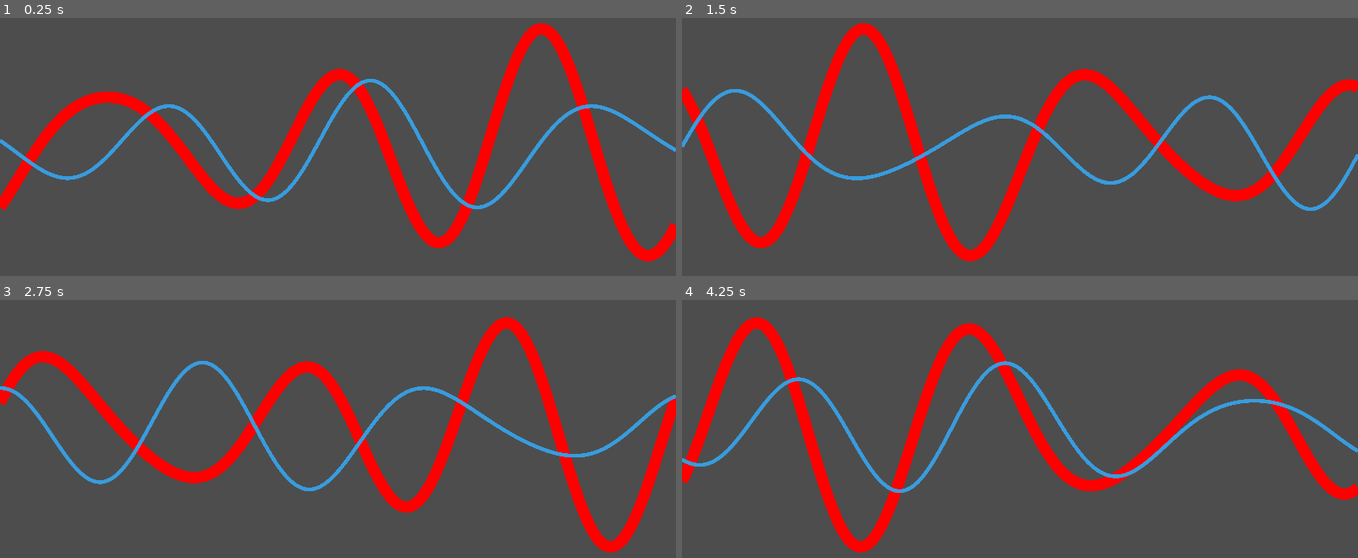
Above: before the commit, frames 1-4 (two rows, left to right).
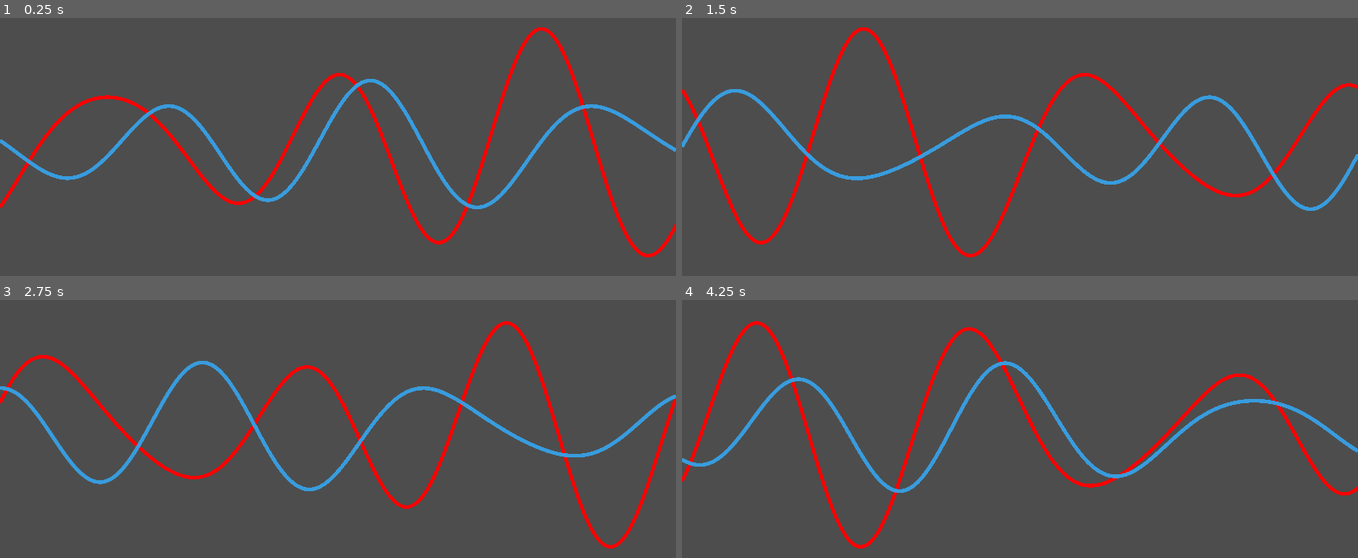
Above: after the commit, the same moments.

Repository: aaronrjackson/ripperdoc
Game: Godot game, scene res://minigames/brainwaves.tscn
The game is run twice, just before and just after one commit, with the same random seed, the same clock (stepped at 60 frames per second) and the same inputs. This scene is started directly instead of the project's main scene.
Inputs:
- Up to frame 1 (0.25 s): no input
- Up to frame 2 (1.5 s): tap Enter at 0.5, 0.6 s; hold Right 0.53-1.28 s; hold Down from 1.28 s (still down); tap Keypad Enter at 1.35 s
- Up to frame 3 (2.75 s): release Down at 2.03 s; hold Right from 2.03 s (still down); tap C at 2.1 s
- Up to frame 4 (4.25 s): release Right at 2.78 s; hold Up 2.78-3.53 s; tap Backspace at 2.85 s; hold Left from 3.53 s (still down); tap Enter at 3.6 s; tap Escape (ui_cancel) at 4.15 s

The runs differ from the first frame. In frame 1, 5.9% of the frame differs, in the area x 0-100%, y 1-95%; in frame 2, 6.1%; in frame 3, 5.9%; in frame 4, 6.0%.

Commit message:
last minute fixes

Diff:
--- a/game_manager.gd
+++ b/game_manager.gd
@@ -97,6 +97,39 @@
 		if vfib_timer <= 0.0:
 			_kill_character()
 
+func reset() -> void:
+	current_character = null
+	installed_drivers.clear()
+	driver_to_install.clear()
+	is_dead = false
+	active_viruses.clear()
+	system_load = 0.0
+	neural_pressure = 0.0
+	pressure_rate = 0.0
+	pressure_rate_multiplier = 1.0
+	in_vfib = false
+	vfib_mistakes = 0
+	vfib_correct_pid = -1
+	vfib_processes.clear()
+	vfib_timer = 0.0
+	current_day = 1
+	patients_today = 0
+	deaths_today = 0
+	currency = 0
+	patients_helped = 0
+	patients_killed = 0
+	is_between_days = false
+	shop_purchases.clear()
+	nodes.clear()
+	amp_lock = false
+	speed_lock = false
+	bad_wave_amp = 0
+	bad_wave_speed = 0
+	good_wave_amp = 0
+	good_wave_speed = 0
+	keypress_load_cost = 0.001
+	backspace_load_cost = 0.005
+	quarantine_limit = 3
 
 #region CHARACTER
 
--- a/game_over_screen.gd
+++ b/game_over_screen.gd
@@ -12,6 +12,7 @@
 	visible = true
 
 func _on_restart_pressed() -> void:
+	GameManager.reset()
 	get_tree().change_scene_to_file("res://main.tscn")
 
 func _on_quit_pressed() -> void:
--- a/minigames/bad_wave.gd
+++ b/minigames/bad_wave.gd
@@ -31,7 +31,7 @@
 		var x = (float(i) / float(p_count - 1)) * w
 		points.append(Vector2(x, h / 2.0 + y))
 	if points.size() > 1:
-		draw_polyline(points, _get_wave_color(), max(1.0, h * 0.03))
+		draw_polyline(points, _get_wave_color(), 10)
 
 func _get_wave_y(t: float, h: float) -> float:
 	var amp = (GameManager.bad_wave_amp / 100.0) * h * 0.4
--- a/minigames/port_handshake.gd
+++ b/minigames/port_handshake.gd
@@ -71,7 +71,7 @@
 				break
 			attempts += 1
 		used_addresses.append(address)
-		var id = "%07d" % randi_range(1000000, 9999999)
+		var id = "%04d" % randi_range(1000, 9999)
 		var days_ago = randi_range(0, 365)
 		var unix = Time.get_unix_time_from_system() - (days_ago * 86400)
 		var date = Time.get_date_dict_from_unix_time(unix)
--- a/minigames/route_power.gd
+++ b/minigames/route_power.gd
@@ -8,7 +8,7 @@
 const ROWS = 6
 const POINT_COLS = 7
 const POINT_ROWS = 7
-const ROUNDS_TO_WIN = 3
+const ROUNDS_TO_WIN = 1
 
 var current_round: int = 0
 var start_node: Vector2i
@@ -227,6 +227,10 @@
 
 	var head = current_path[-1]
 
+# block routing to any already visited node
+	if target in current_path:
+		return "route: already visited node %d %d" % [col, row]
+
 	if target.x != head.x and target.y != head.y:
 		return "route: must route in a straight line (same row or column)"
 
@@ -279,9 +283,10 @@
 func get_tutorial() -> Array[String]:
 	return [
 		"power routing minigame.",
-		"connect the start node to the end node.",
+		"connect the start(cyan) node to the end(cyan) node.",
 		"type 'route [col] [row]' to set waypoints.",
+		"top left node is 1x1, bottom right is 7x7",
 		"type 'route clear' to reset your path.",
-		"complete 3 connections to finish.",
+		"complete 3 circuits to finish.",
 		"start: %dx%d  end: %dx%d" % [start_node.x, start_node.y, end_node.x, end_node.y],
 	]
--- a/pause_menu.gd
+++ b/pause_menu.gd
@@ -30,6 +30,7 @@
 
 func _on_restart_pressed() -> void:
 	get_tree().paused = false
+	GameManager.reset()
 	get_tree().change_scene_to_file("res://main.tscn")
 
 func _on_quit_pressed() -> void:
